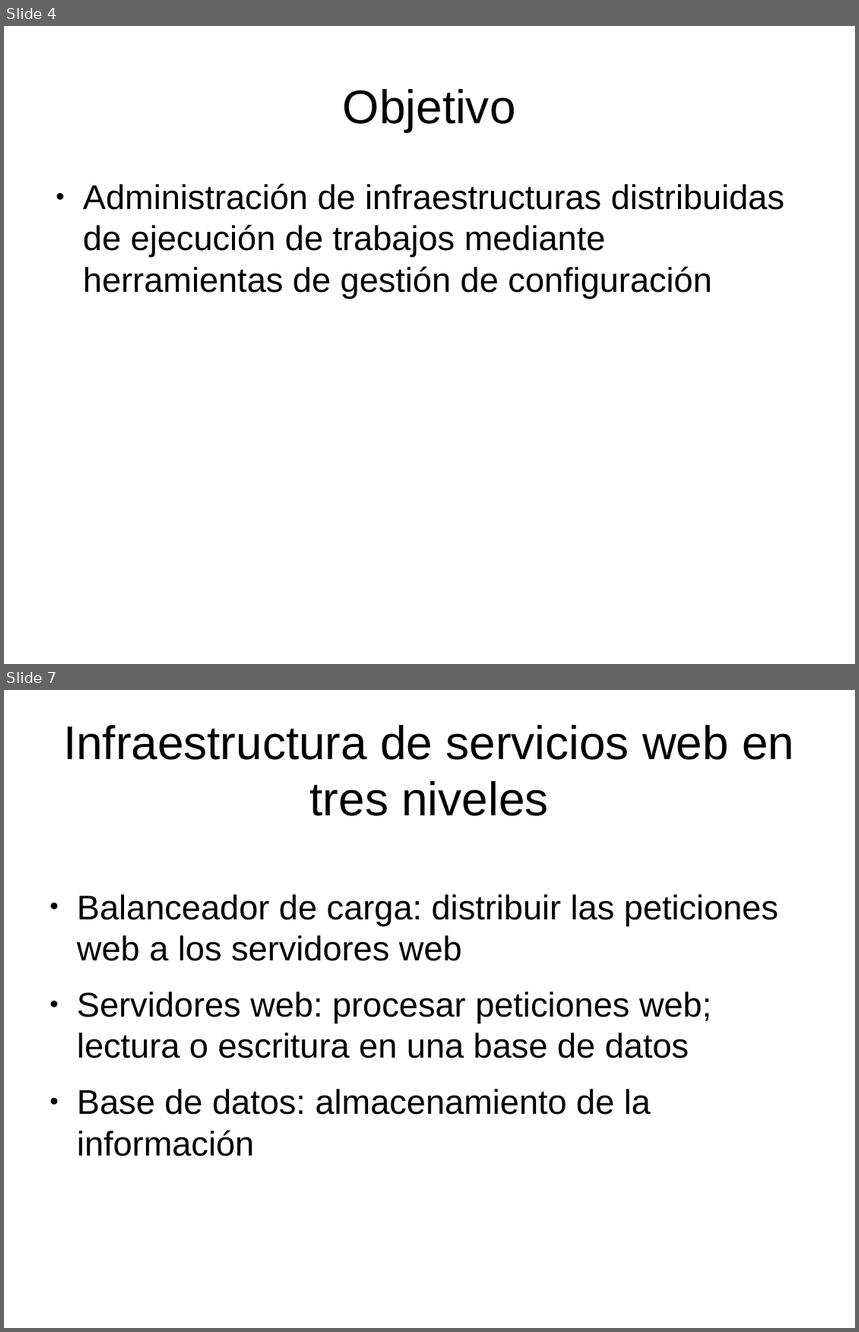
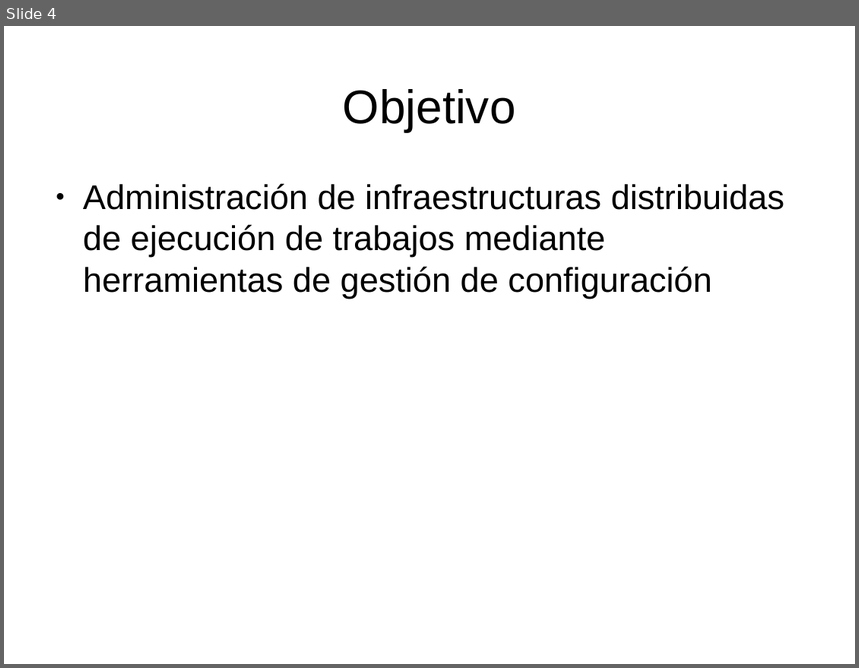
Before and after one commit to dcere/pfc, a slide deck: adm/presentacion/presentacion.odp. Shown one above the other, each under a label of ours: slides 4 and 7 before the commit, slide 4 after it; the slides between them are not shown. The pictures are 859x1332 and 859x668 pixels, drawn with LibreOffice and Linux fonts; fonts in the diff are those of the drawing. Boxes give left, top, right and bottom in pixels: in the first picture for what was removed or moved away, otherwise in the second. Text is boxed around its words. In the diff, an @@ line names an element or a change of style, - is before the commit and + after.

```diff
--- a/adm/presentacion/presentacion.odp
+++ b/adm/presentacion/presentacion.odp
@@ slide 7 removed at (4,690,855,1328), background #FFFFFF @@
@@ title removed at (63,725,794,816) @@
-Infraestructura de servicios web en tres niveles
@@ text removed at (77,894,778,1157) @@
-● Balanceador de carga: distribuir las peticiones web a los servidores web
-● Servidores web: procesar peticiones web; lectura o escritura en una base de datos
-● Base de datos: almacenamiento de la información
```
Also in this commit, not shown: 8 slides changed, 7 slides added, 4 other slides removed, 1 other file.
